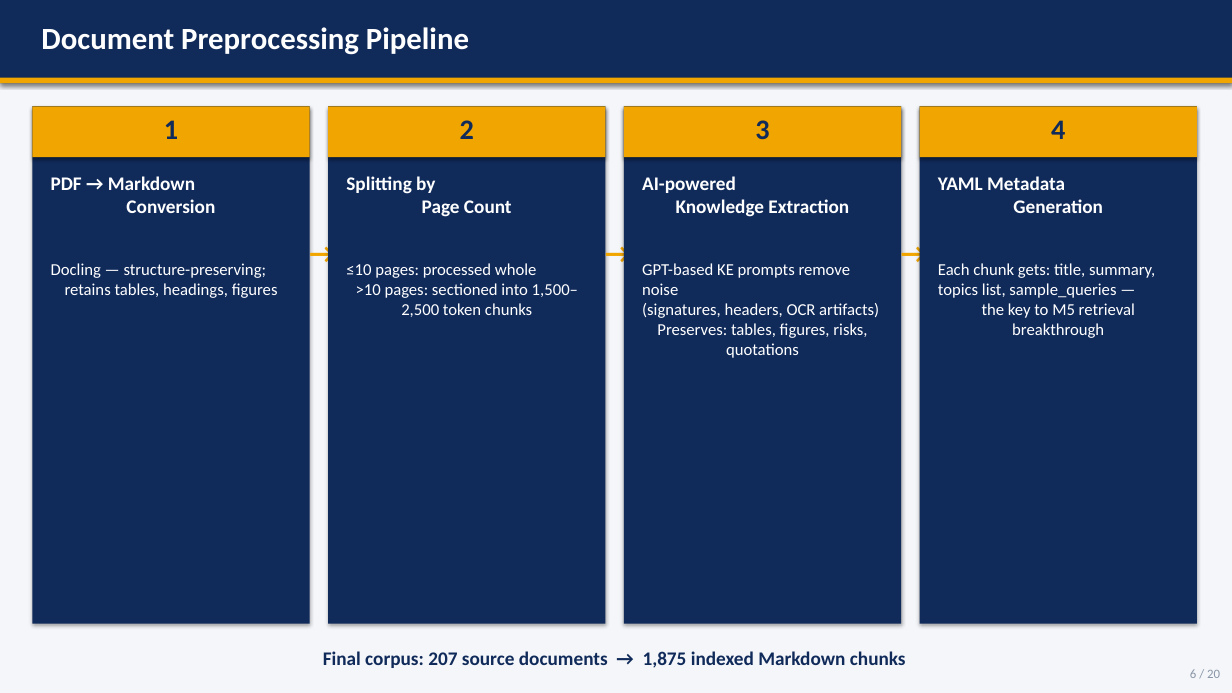
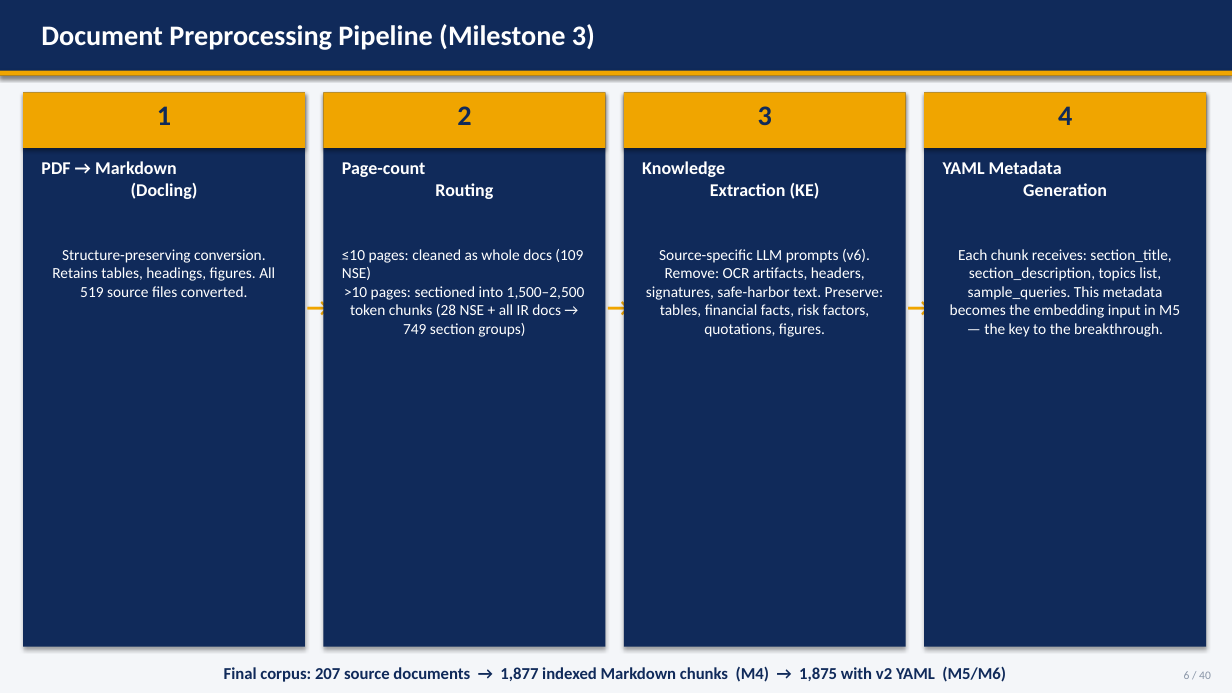
Before and after one commit to nandypi/Group-6-DS-and-AI-Lab-Project, a slide deck: slide 6 of Slides/DSAI_Team_6_Final_Presentation.pptx. Drawn at 1232x693 pixels with LibreOffice and Linux fonts; fonts in the diff are those of the drawing. Boxes give left, top, right and bottom in pixels: in the first picture for what was removed or moved away, otherwise in the second. Text is boxed around its words. In the diff, an @@ line names an element or a change of style, - is before the commit and + after.

Commit message:
Add comprehensive 40-slide final presentation
Covers all experiments across milestones 4–6:
- M4: Vector-only, HyDE, Raw+HyDE RRF, BGE CPU reranker
- M5: Full-text CPU/GPU, T4 weight sweep (body 0.0→1.0), metadata-only
  breakthrough (74/78/82%), metadata + cross-encoder (74/82/88%),
  RAGAS Pipeline A scores
- M6: BM25-only, Hybrid RRF + CE reranker, Hybrid RRF production
  (76/86/88% @ 0.5 s), routing 100%, numeric fidelity 100%,
  FastAPI + Streamlit + Docker deployment

Includes master journey chart, latency log-scale comparison,
category-wise recall, RAGAS bar charts, and GPU weight sweep plot.

```diff
--- a/Slides/DSAI_Team_6_Final_Presentation.pptx
+++ b/Slides/DSAI_Team_6_Final_Presentation.pptx
@@ rectangle: place and size @@
-rectangle at [0,0,1232,83]
+rectangle at [0,0,1232,76]
@@ text at [41,24,595,50]: text changed; size 24 to 22 pt @@
-Document Preprocessing Pipeline
+Document Preprocessing Pipeline (Milestone 3)
@@ rectangle: place and size @@
-rectangle at [0,78,1232,83]
+rectangle at [0,71,1232,77]
@@ text "1": place and size @@
-text "1" at [164,120,178,139]
+text "1" at [157,106,171,125]
@@ rectangle: place and size @@
-rectangle at [32,106,310,624]
+rectangle at [23,92,305,647]
@@ rectangle: place and size @@
-rectangle at [32,106,310,157]
+rectangle at [23,92,305,148]
@@ text "2": place and size @@
-text "2" at [460,120,474,139]
+text "2" at [457,106,471,125]
@@ rectangle: place and size @@
-rectangle at [328,106,605,624]
+rectangle at [323,92,605,647]
@@ rectangle: place and size @@
-rectangle at [328,106,605,157]
+rectangle at [323,92,605,148]
@@ text "3": place and size @@
-text "3" at [755,120,769,139]
+text "3" at [758,106,772,125]
@@ rectangle: place and size @@
-rectangle at [624,106,901,624]
+rectangle at [624,92,906,647]
@@ rectangle: place and size @@
-rectangle at [624,106,901,157]
+rectangle at [624,92,906,148]
@@ text "4": place and size @@
-text "4" at [1051,120,1065,139]
+text "4" at [1058,106,1072,125]
@@ rectangle: place and size @@
-rectangle at [920,106,1197,624]
+rectangle at [924,92,1206,647]
@@ rectangle: place and size @@
-rectangle at [920,106,1197,157]
+rectangle at [924,92,1206,148]
@@ text at [41,161,198,199]: text changed; size 15 to 14 pt @@
-PDF → Markdown
-Conversion
+PDF → Markdown
+(Docling)
@@ text at [342,162,493,199]: text changed; size 15 to 14 pt @@
-Splitting by
-Page Count
+Page-count
+Routing
@@ text at [642,161,820,199]: text changed; size 15 to 14 pt @@
-AI-powered
-Knowledge Extraction
+Knowledge
+Extraction (KE)
@@ text "YAML Metadata Generation": place and size @@
-text "YAML Metadata Generation" at [938,176,1103,213]
+text "YAML Metadata Generation" at [943,161,1107,196]
@@ text "YAML Metadata Generation" at [943,161,1107,196]: size 15 to 14 pt @@
@@ text at [52,249,275,297]: text changed; size 13 to 12 pt @@
-Docling — structure-preserving;
-retains tables, headings, figures
+Structure-preserving conversion. Retains tables, headings, figures. All 519 source files converted.
@@ text at [342,249,585,337]: text changed; size 13 to 12 pt @@
-≤10 pages: processed whole
->10 pages: sectioned into 1,500–2,500 token chunks
+≤10 pages: cleaned as whole docs (109 NSE)
+>10 pages: sectioned into 1,500–2,500 token chunks (28 NSE + all IR docs → 749 section groups)
@@ text at [646,249,883,337]: text changed; size 13 to 12 pt @@
-GPT-based KE prompts remove noise
-(signatures, headers, OCR artifacts)
-Preserves: tables, figures, risks, quotations
+Source-specific LLM prompts (v6). Remove: OCR artifacts, headers, signatures, safe-harbor text. Preserve: tables, financial facts, risk factors, quotations, figures.
@@ text at [950,249,1180,337]: text changed; size 13 to 12 pt @@
-Each chunk gets: title, summary,
-topics list, sample_queries —
-the key to M5 retrieval breakthrough
+Each chunk receives: section_title, section_description, topics list, sample_queries. This metadata becomes the embedding input in M5 — the key to the breakthrough.
@@ size 22 to 20 pt in 3 elements at [598,287,621,333], [898,287,921,333], [298,287,321,333] @@
@@ text "→": place and size @@
-text "→" at [300,231,328,277]
+text "→" at [298,287,321,333]
@@ text "→": place and size @@
-text "→" at [596,231,624,277]
+text "→" at [598,287,621,333]
@@ text "→": place and size @@
-text "→" at [892,231,920,277]
+text "→" at [898,287,921,333]
@@ text at [224,666,1005,682]: text changed; size 15 to 13 pt @@
-Final corpus: 207 source documents → 1,875 indexed Markdown chunks
+Final corpus: 207 source documents → 1,877 indexed Markdown chunks (M4) → 1,875 with v2 YAML (M5/M6)
@@ text at [1184,671,1211,679]: text changed; size 10 to 9 pt @@
-6 / 20
+6 / 40
```
Also in this commit, not shown: 13 other slides changed, 26 slides added, 6 slides removed.
